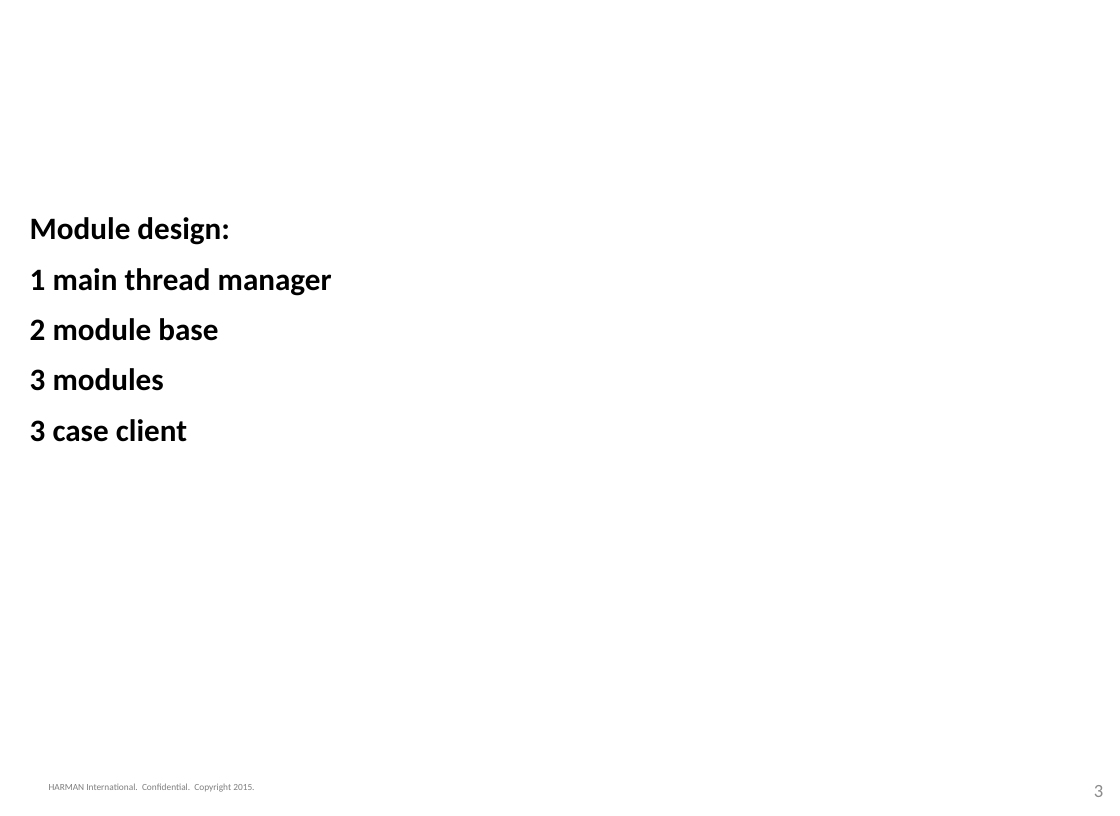
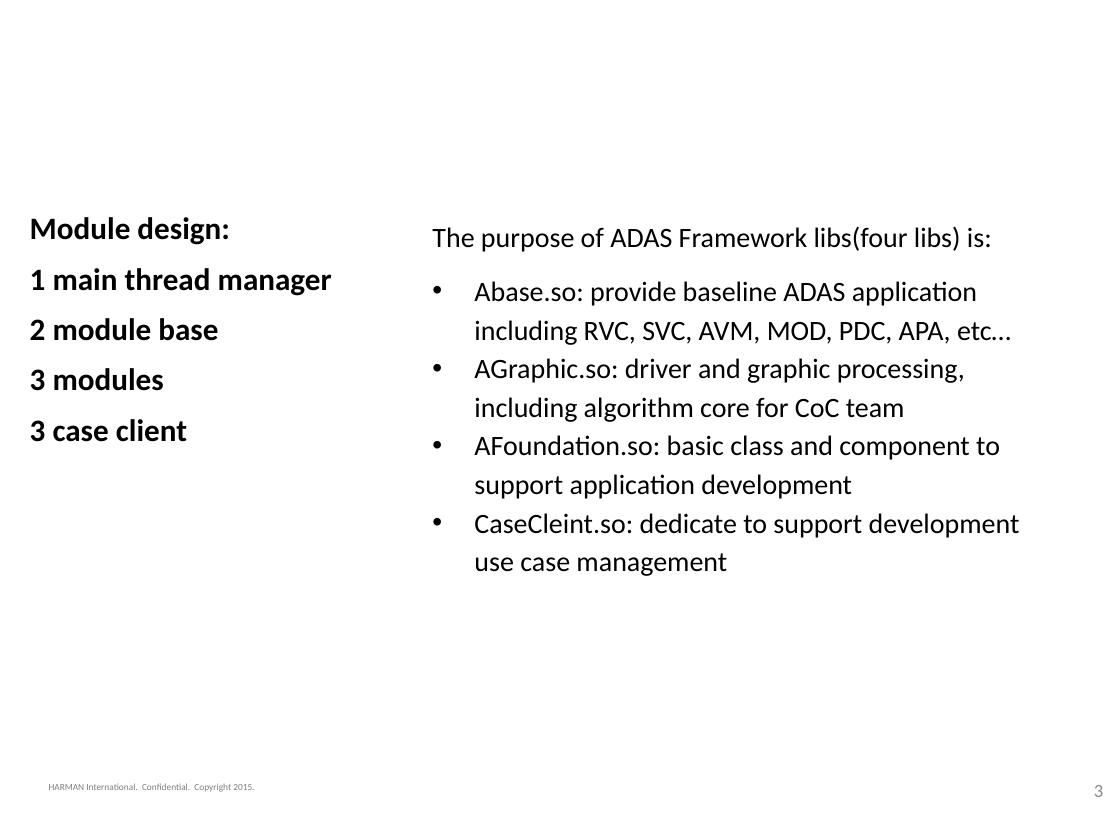
Before and after one commit to radtek/cameraframework-github, a slide deck: slide 3 of 000_Framework/init_slice.pptx. Drawn at 1120x816 pixels with LibreOffice and Linux fonts; fonts in the diff are those of the drawing; background and template pictures are left out. Boxes give left, top, right and bottom in pixels: in the first picture for what was removed or moved away, otherwise in the second. Text is boxed around its words. In the diff, an @@ line names an element or a change of style, - is before the commit and + after.

```diff
--- a/000_Framework/init_slice.pptx
+++ b/000_Framework/init_slice.pptx
@@ text added at box(432, 226, 1020, 576), 18 pt, text #000000 @@
+The purpose of ADAS Framework libs(four libs) is:
+• Abase.so: provide baseline ADAS application including RVC, SVC, AVM, MOD, PDC, APA, etc…
+• AGraphic.so: driver and graphic processing, including algorithm core for CoC team
+• AFoundation.so: basic class and component to support application development
+• CaseCleint.so: dedicate to support development use case management
```
Also in this commit, not shown: 1 other slide changed.
